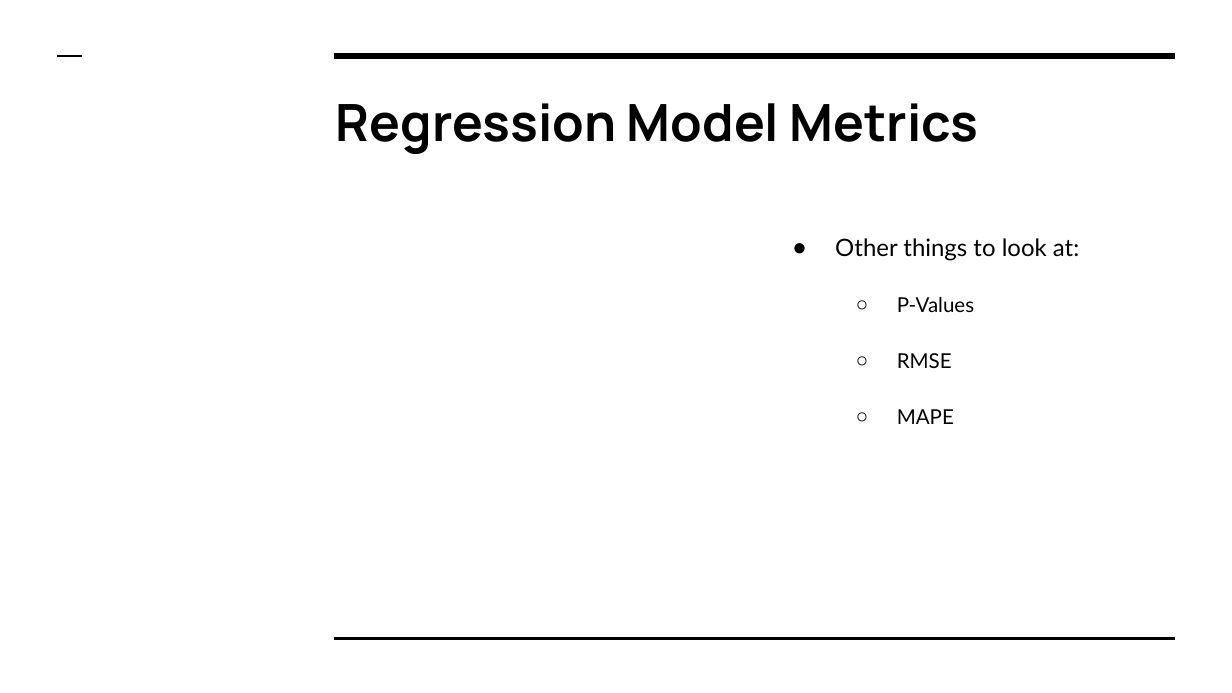
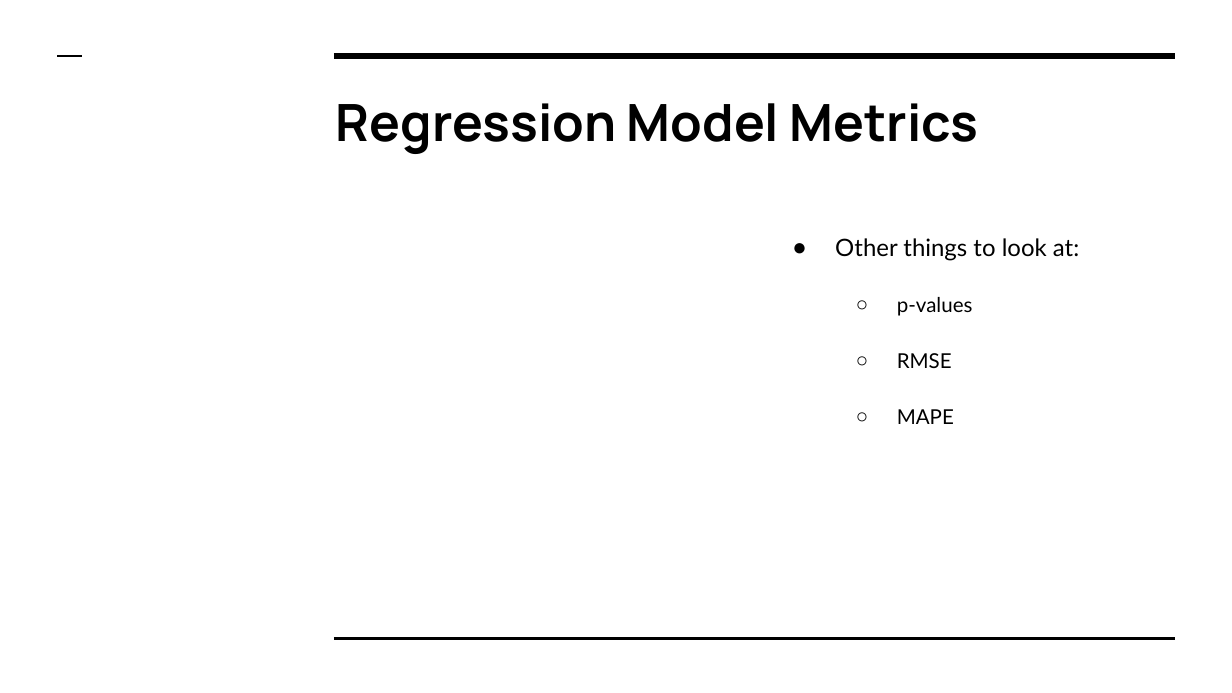
Before and after one commit to colbyford/DSBA6190-CloudComputing, a slide deck: slide 15 of 3 - Machine Learning/MachineLearning.pptx. Drawn at 1232x693 pixels with LibreOffice and Linux fonts; fonts in the diff are those of the drawing; grey boxes stand for pictures. Boxes give left, top, right and bottom in pixels: in the first picture for what was removed or moved away, otherwise in the second. Text is boxed around its words. In the diff, an @@ line names an element or a change of style, - is before the commit and + after.

```diff
--- a/3 - Machine Learning/MachineLearning.pptx
+++ b/3 - Machine Learning/MachineLearning.pptx
@@ text at (x1=897, y1=297, x2=973, y2=316): text changed @@
-  ○ P-Values
+  ○ p-values
```
Also in this commit, not shown: 1 other slide changed.
